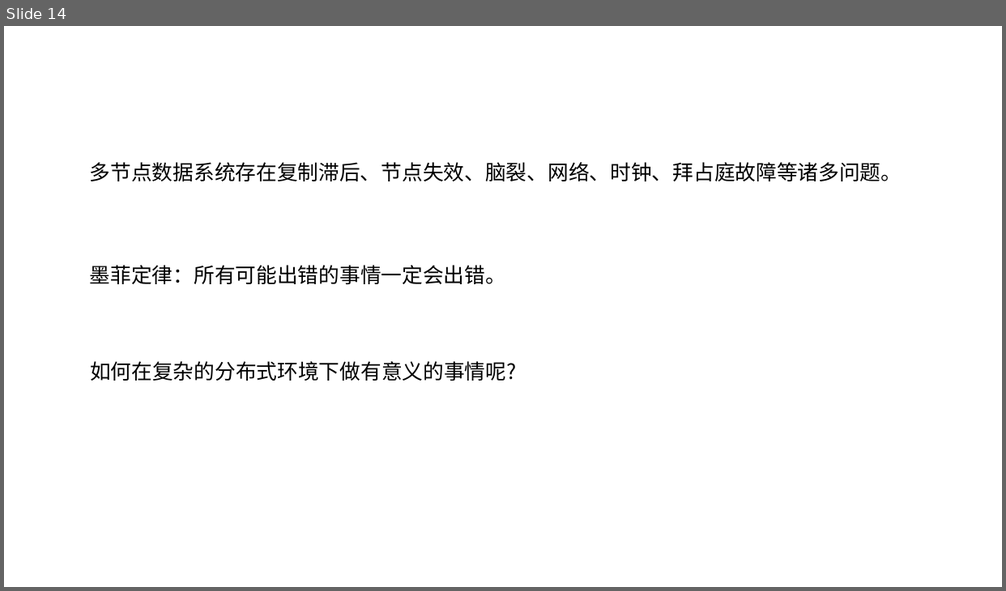
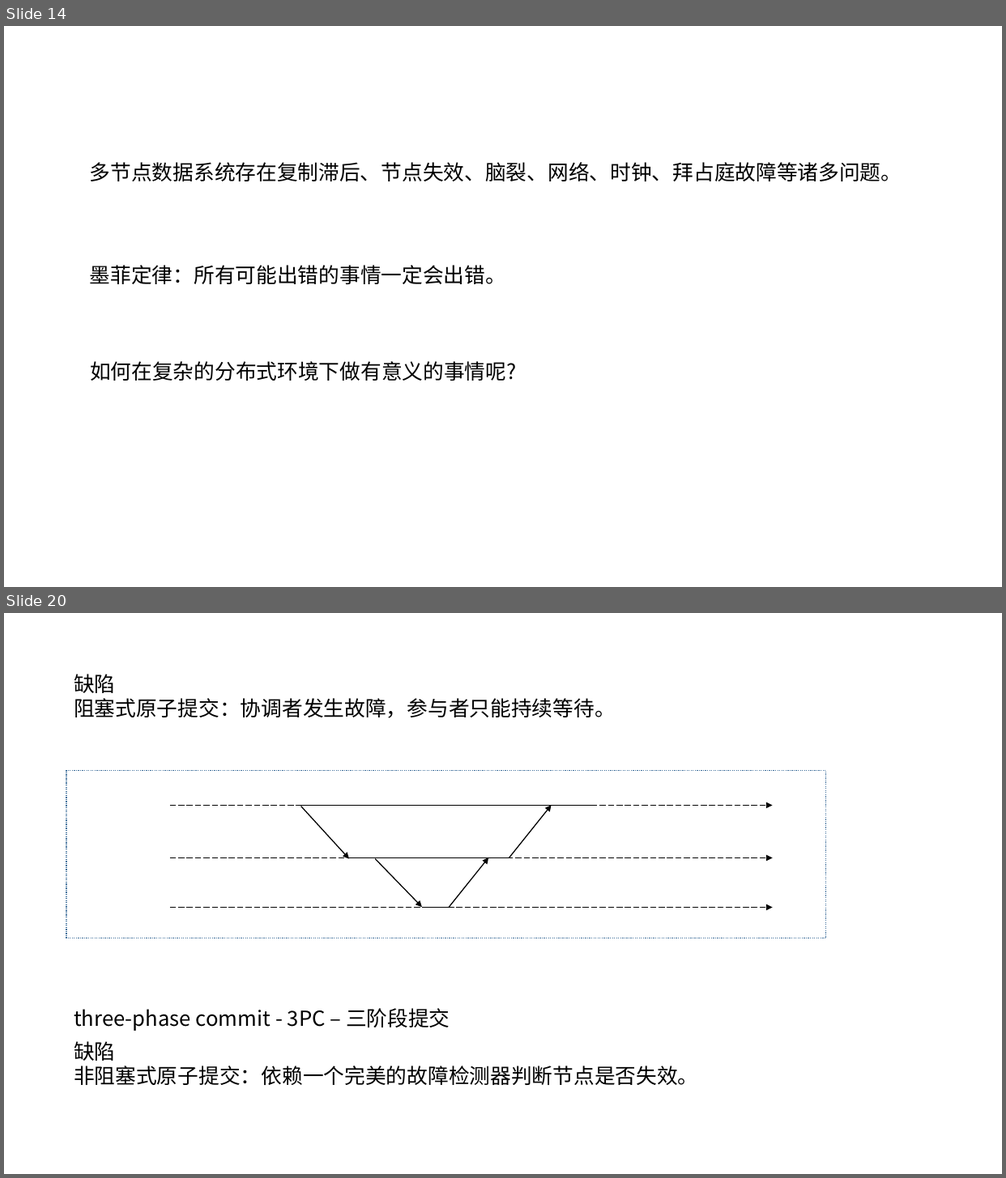
Before and after one commit to zozospider/note, a slide deck: data-system/ZooKeeper_share1_v3.pptx. Shown one above the other, each under a label of ours: slide 14 before the commit, slides 14 and 20 after it; the slides between them are not shown. The pictures are 1006x591 and 1006x1178 pixels, drawn with LibreOffice and Linux fonts; fonts in the diff are those of the drawing. Boxes give left, top, right and bottom in pixels: in the first picture for what was removed or moved away, otherwise in the second. Text is boxed around its words. In the diff, an @@ line names an element or a change of style, - is before the commit and + after.

```diff
--- a/data-system/ZooKeeper_share1_v3.pptx
+++ b/data-system/ZooKeeper_share1_v3.pptx
@@ slide 20 added at bbox=[4, 613, 1002, 1174], background #FFFFFF @@
@@ text added at bbox=[74, 674, 616, 718], 20 pt, text #000000 @@
+缺陷
+阻塞式原子提交：协调者发生故障，参与者只能持续等待。
@@ rectangle added at bbox=[66, 771, 826, 939], outline #43739E 1 pt dashed @@
@@ arrow added from (169, 806) to (773, 806), #000000 0.75 pt dashed @@
@@ line added from (296, 806) to (592, 806), #000000 1 pt @@
@@ arrow added from (301, 806) to (349, 859), #000000 1 pt @@
@@ arrow added from (509, 858) to (552, 806), #000000 1 pt @@
@@ arrow added from (169, 858) to (773, 858), #000000 0.75 pt dashed @@
@@ line added from (349, 858) to (509, 858), #000000 1 pt @@
@@ arrow added from (375, 859) to (422, 907), #000000 1 pt @@
@@ arrow added from (449, 908) to (488, 858), #000000 1 pt @@
@@ arrow added from (169, 907) to (773, 907), #000000 0.75 pt dashed @@
@@ line added from (422, 907) to (449, 907), #000000 1 pt @@
@@ text added at bbox=[74, 1008, 450, 1031], 20 pt, text #000000 @@
+three-phase commit - 3PC – 三阶段提交
@@ text added at bbox=[74, 1041, 698, 1085], 20 pt, text #000000 @@
+缺陷
+非阻塞式原子提交：依赖一个完美的故障检测器判断节点是否失效。
```
Also in this commit, not shown: 14 slides changed, 1 other slide added, 1 slide removed.
